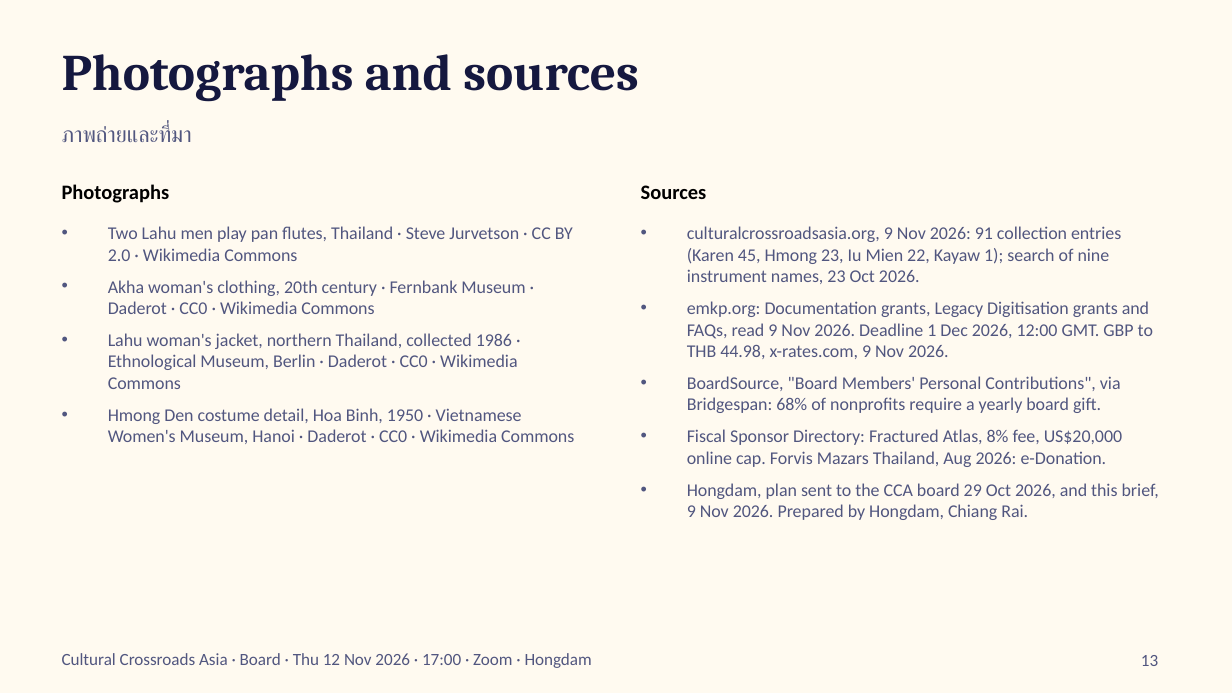
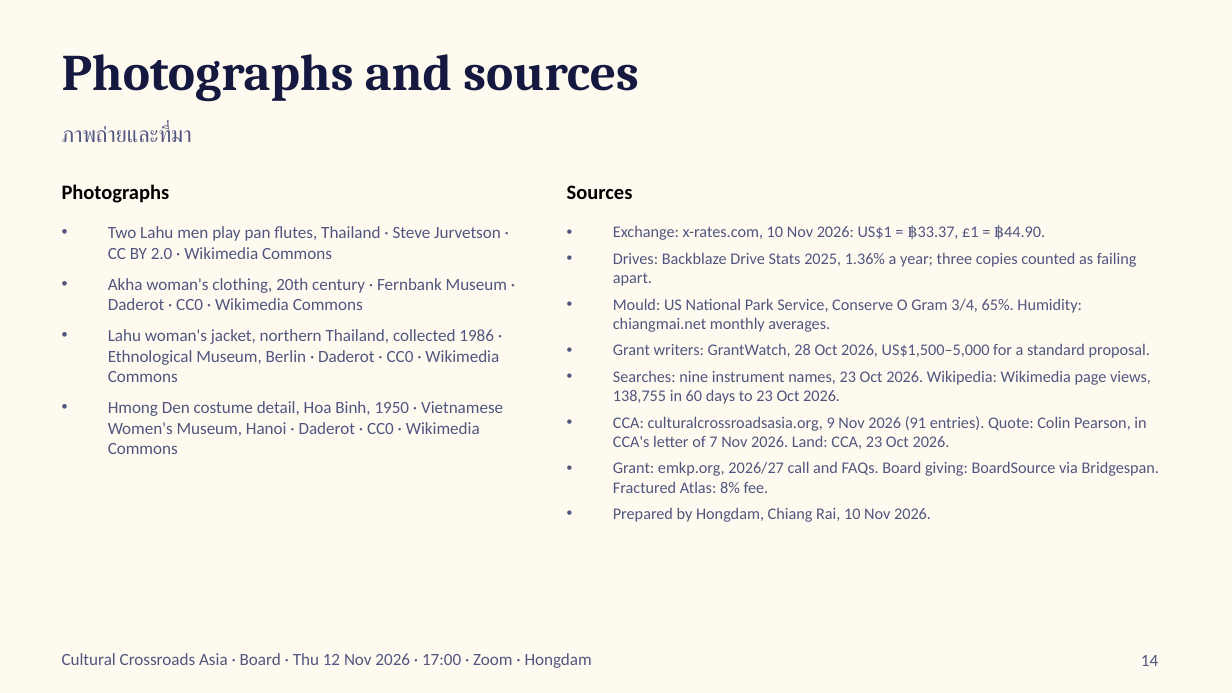
Before and after one commit to motdang/hongdam-site, a slide deck: slide 14 of docs/for/cca/board/CCA board brief - 12 Nov 2026.pptx (slide 13 before the commit). Drawn at 1232x693 pixels with LibreOffice and Linux fonts; fonts in the diff are those of the drawing. Boxes give left, top, right and bottom in pixels: in the first picture for what was removed or moved away, otherwise in the second. Text is boxed around its words. In the diff, an @@ line names an element or a change of style, - is before the commit and + after.

```diff
--- a/docs/for/cca/board/CCA board brief - 12 Nov 2026.pptx
+++ b/docs/for/cca/board/CCA board brief - 12 Nov 2026.pptx
@@ text "Sources": place and size @@
-text "Sources" at <box>641,185,707,199</box>
+text "Sources" at <box>567,185,633,199</box>
@@ text "Two Lahu men play pan ..." at <box>108,329,503,454</box>: size 10.5 to 10 pt @@
@@ text at <box>613,225,1159,522</box>: text changed; size 10.5 to 9.5 pt @@
-• culturalcrossroadsasia.org, 9 Nov 2026: 91 collection entries (Karen 45, Hmong 23, Iu Mien 22, Kayaw 1); search of nine instrument names, 23 Oct 2026.
-• emkp.org: Documentation grants, Legacy Digitisation grants and FAQs, read 9 Nov 2026. Deadline 1 Dec 2026, 12:00 GMT. GBP to THB 44.98, x-rates.com, 9 Nov 2026.
-• BoardSource, "Board Members' Personal Contributions", via Bridgespan: 68% of nonprofits require a yearly board gift.
-• Fiscal Sponsor Directory: Fractured Atlas, 8% fee, US$20,000 online cap. Forvis Mazars Thailand, Aug 2026: e-Donation.
-• Hongdam, plan sent to the CCA board 29 Oct 2026, and this brief, 9 Nov 2026. Prepared by Hongdam, Chiang Rai.
+• Exchange: x-rates.com, 10 Nov 2026: US$1 = ฿33.37, £1 = ฿44.90.
+• Drives: Backblaze Drive Stats 2025, 1.36% a year; three copies counted as failing apart.
+• Mould: US National Park Service, Conserve O Gram 3/4, 65%. Humidity: chiangmai.net monthly averages.
+• Grant writers: GrantWatch, 28 Oct 2026, US$1,500–5,000 for a standard proposal.
+• Searches: nine instrument names, 23 Oct 2026. Wikipedia: Wikimedia page views, 138,755 in 60 days to 23 Oct 2026.
+• CCA: culturalcrossroadsasia.org, 9 Nov 2026 (91 entries). Quote: Colin Pearson, in CCA's letter of 7 Nov 2026. Land: CCA, 23 Oct 2026.
+• Grant: emkp.org, 2026/27 call and FAQs. Board giving: BoardSource via Bridgespan. Fractured Atlas: 8% fee.
+• Prepared by Hongdam, Chiang Rai, 10 Nov 2026.
@@ page number at <box>1141,655,1158,666</box>: text changed @@
-13
+14
```
Also in this commit, not shown: 7 other slides changed, 5 slides added, 4 slides removed, 3 other files.
